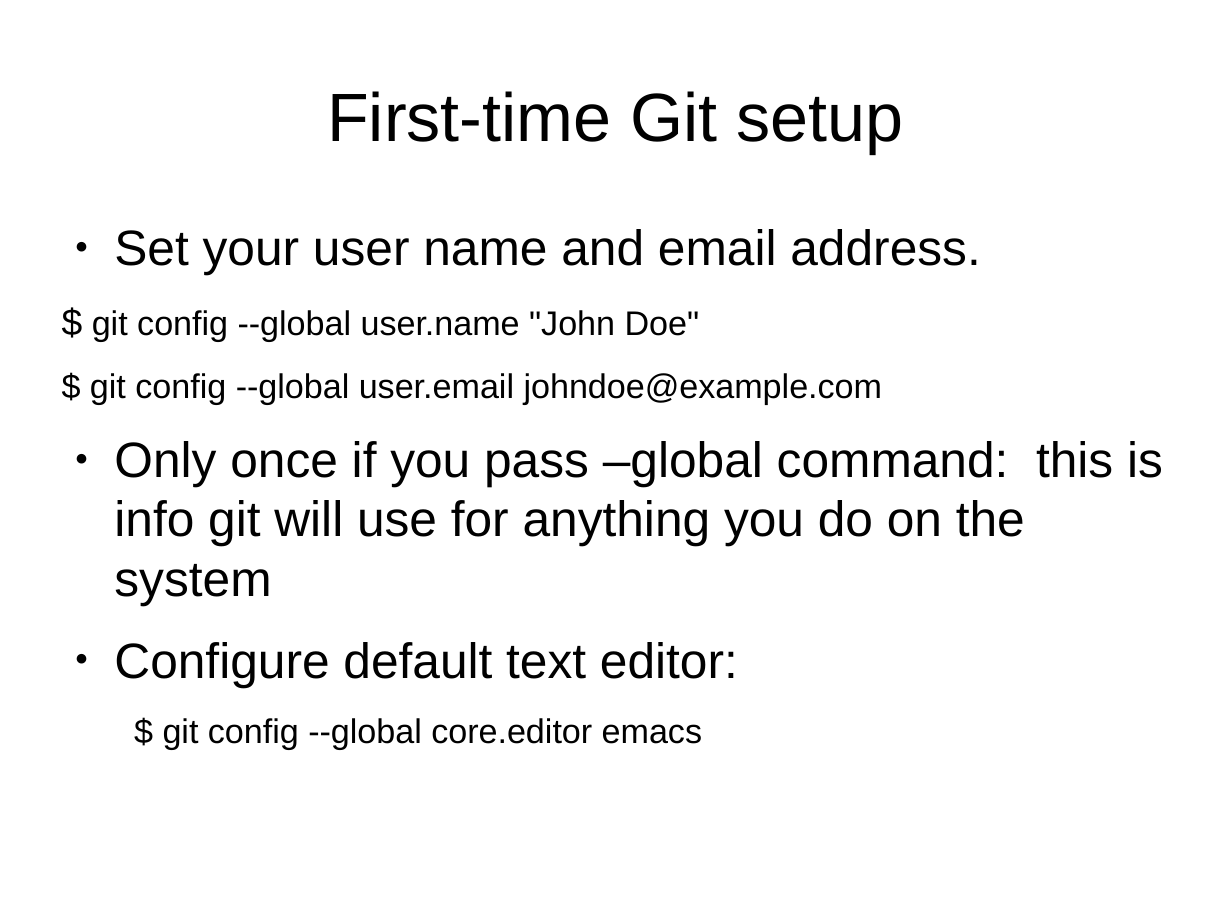
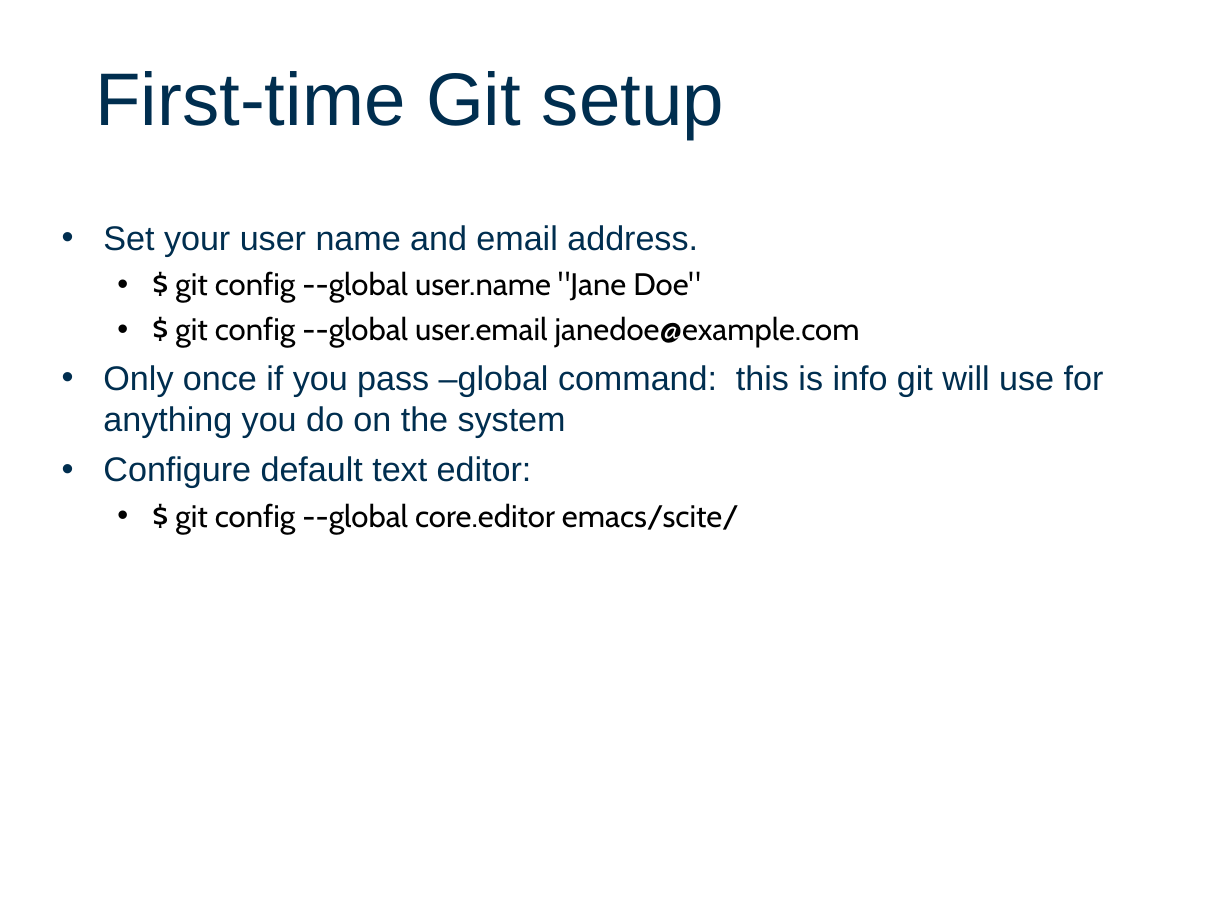
Before and after one commit to FineWilms/Workshop_github, a slide deck: slide 5 of intro2Git.odp. Drawn at 1232x924 pixels with LibreOffice and Linux fonts; fonts in the diff are those of the drawing; background and template pictures are left out. Boxes give left, top, right and bottom in pixels: in the first picture for what was removed or moved away, otherwise in the second. Text is boxed around its words. In the diff, an @@ line names an element or a change of style, - is before the commit and + after.

```diff
--- a/intro2Git.odp
+++ b/intro2Git.odp
@@ title "First-time Git setup": place and size @@
-title "First-time Git setup" at box(327, 91, 903, 153)
+title "First-time Git setup" at box(95, 71, 724, 139)
@@ title "First-time Git setup" at box(95, 71, 724, 139): size 44 to 48 pt, text colour #000000 to #002E4F; alignment centre to left; vertical alignment middle to top @@
@@ text at box(103, 225, 1104, 488): size 32 to 22 pt, text colour #000000 to #002E4F in "Set your user name and email address.", "Only once if you pass –global command: ...", "Configure default text editor:"; bullet ● to •; less space between paragraphs @@
@@ text at box(175, 271, 860, 348): text changed; size 22 to 20 pt; font Arial to Cabin @@
-$ git config --global user.name "John Doe"
-$ git config --global user.email johndoe@example.com
+  • $ git config --global user.name "Jane Doe"
+  • $ git config --global user.email janedoe@example.com
@@ text at box(175, 503, 739, 534): paragraph added @@
+  • $ git config --global core.editor emacs/scite/
@@ text removed at box(163, 718, 702, 750) @@
-$ git config --global core.editor emacs
```
Also in this commit, not shown: 11 other slides changed.
